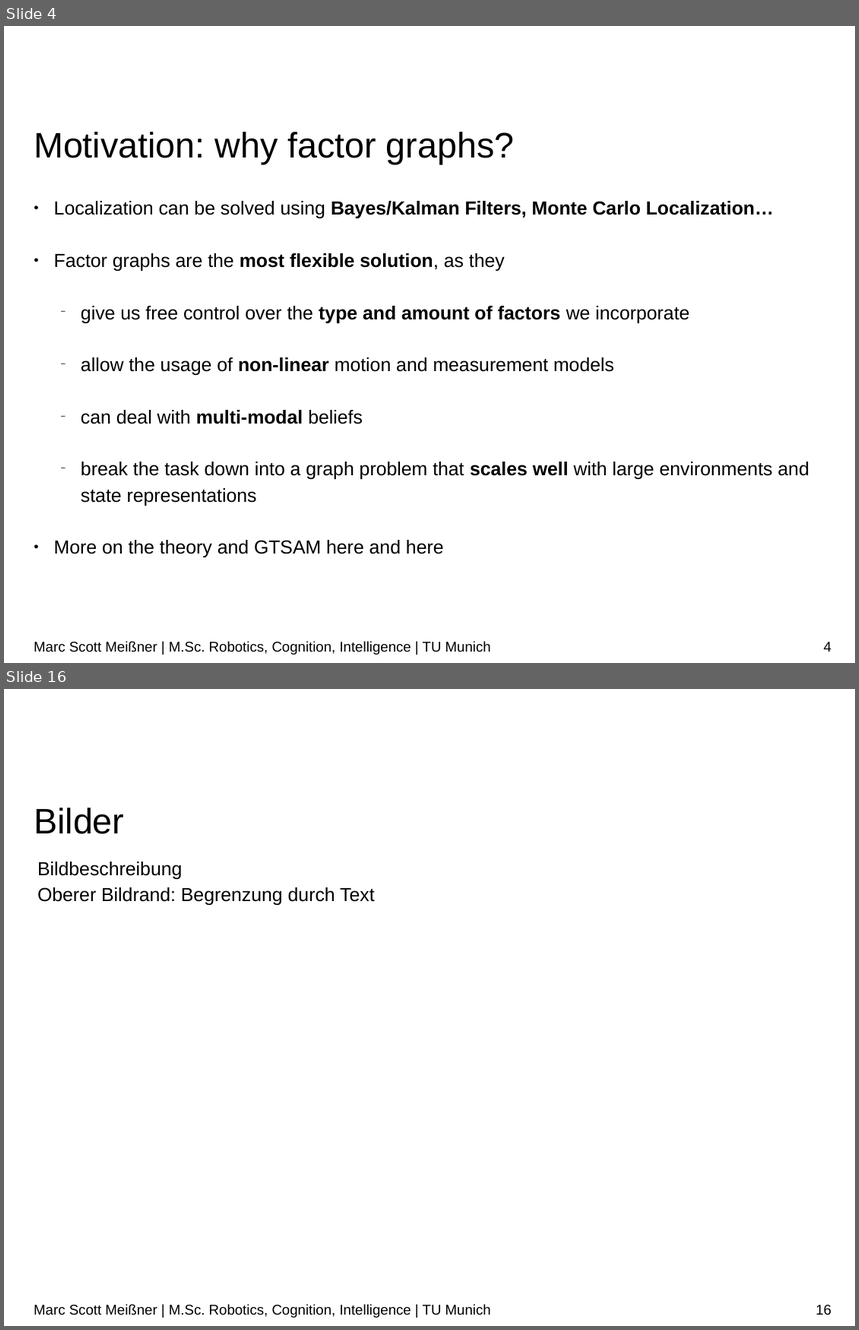
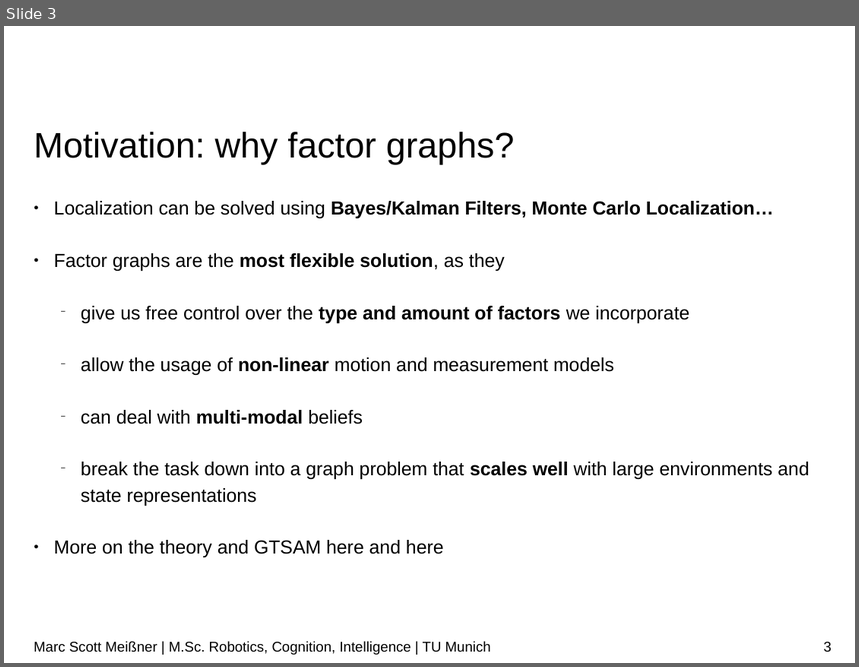
Before and after one commit to linuxcumt/car_project, a slide deck: wiki/Localization_GTSAM.odp. Shown one above the other, each under a label of ours: slides 4 and 16 before the commit, slide 3 after it; the slides between them are not shown. The pictures are 859x1330 and 859x667 pixels, drawn with LibreOffice and Linux fonts; fonts in the diff are those of the drawing; background and template pictures are left out. Boxes give left, top, right and bottom in pixels: in the first picture for what was removed or moved away, otherwise in the second. Text is boxed around its words. In the diff, an @@ line names an element or a change of style, - is before the commit and + after.

```diff
--- a/wiki/Localization_GTSAM.odp
+++ b/wiki/Localization_GTSAM.odp
@@ slide 16 removed at (x1=4, y1=689, x2=855, y2=1326), background #FFFFFF @@
@@ title removed at (x1=34, y1=808, x2=124, y2=834) @@
-Bilder
@@ text removed at (x1=37, y1=862, x2=375, y2=905) @@
-Bildbeschreibung
-Oberer Bildrand: Begrenzung durch Text
@@ text removed at (x1=34, y1=1304, x2=491, y2=1318) @@
-Marc Scott Meißner | M.Sc. Robotics, Cognition, Intelligence | TU Munich
@@ page number removed at (x1=816, y1=1305, x2=832, y2=1314) @@
-16
@@ what was slide 4 is now slide 3 @@
@@ page number at (x1=824, y1=642, x2=832, y2=651): text changed @@
-4
+3
```
Also in this commit, not shown: 6 slides changed, 1 slide added, 16 other slides removed.
